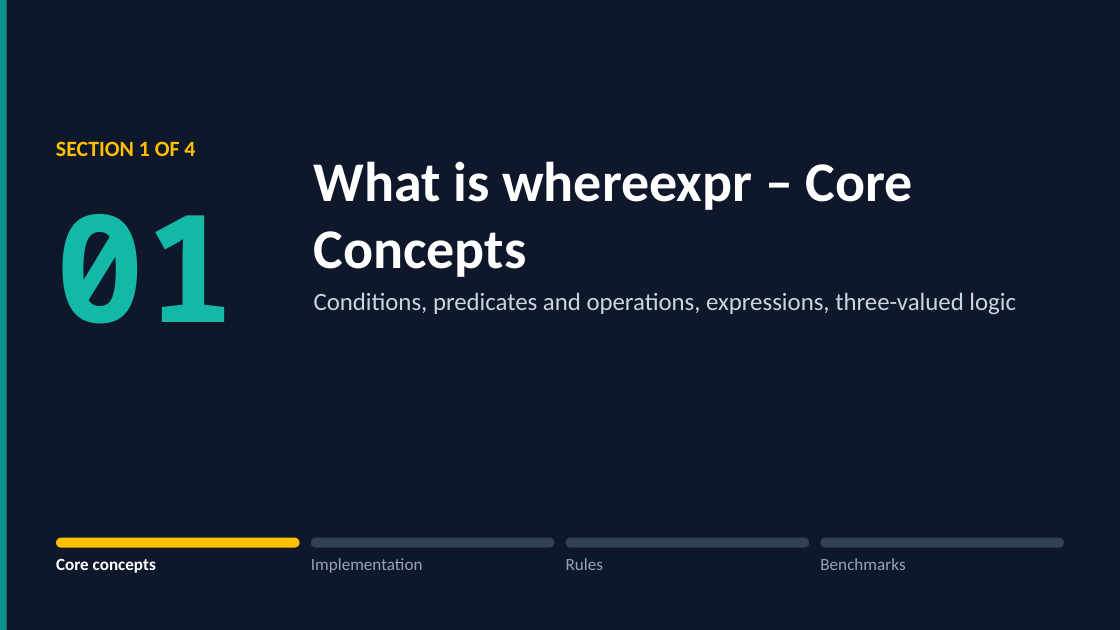
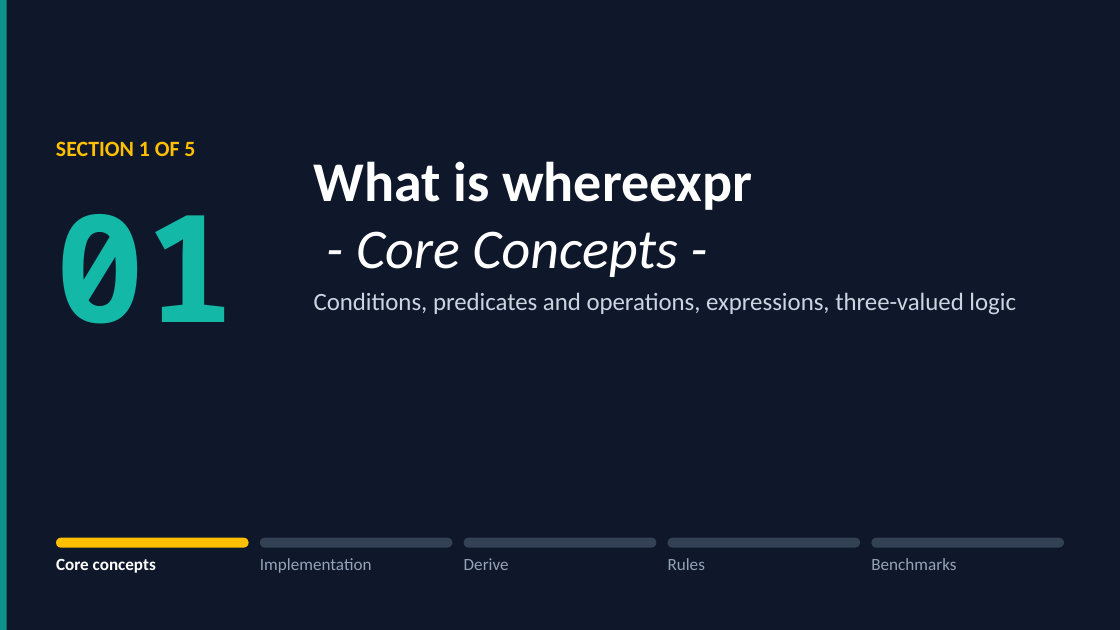
Before and after one commit to gdt050579/whereexpr, a slide deck: slide 3 of whereexpr.pptx. Drawn at 1120x630 pixels with LibreOffice and Linux fonts; fonts in the diff are those of the drawing. Boxes give left, top, right and bottom in pixels: in the first picture for what was removed or moved away, otherwise in the second. Text is boxed around its words. In the diff, an @@ line names an element or a change of style, - is before the commit and + after.

```diff
--- a/whereexpr.pptx
+++ b/whereexpr.pptx
@@ text at (x1=56, y1=141, x2=195, y2=156): text changed @@
-SECTION 1 OF 4
+SECTION 1 OF 5
@@ text at (x1=314, y1=161, x2=752, y2=277): text changed @@
-What is whereexpr – Core Concepts
+What is whereexpr
+- Core Concepts -
@@ rounded rectangle resized from (x1=56, y1=538, x2=299, y2=548) to (x1=56, y1=538, x2=249, y2=548) @@
@@ rounded rectangle resized from (x1=310, y1=538, x2=553, y2=548) to (x1=260, y1=538, x2=452, y2=548) @@
@@ rounded rectangle added at (x1=464, y1=538, x2=656, y2=548), fill #334155 @@
@@ rounded rectangle resized from (x1=566, y1=538, x2=809, y2=548) to (x1=668, y1=538, x2=860, y2=548) @@
@@ rounded rectangle resized from (x1=821, y1=538, x2=1064, y2=548) to (x1=871, y1=538, x2=1064, y2=548) @@
@@ text "Implementation" moved from (x1=311, y1=558, x2=423, y2=573) to (x1=260, y1=558, x2=372, y2=573) @@
@@ text added at (x1=464, y1=558, x2=509, y2=570), 11 pt, text #94A3B8 @@
+Derive
@@ text "Rules" moved from (x1=566, y1=558, x2=603, y2=570) to (x1=668, y1=558, x2=705, y2=570) @@
@@ text "Benchmarks" moved from (x1=820, y1=558, x2=905, y2=570) to (x1=871, y1=558, x2=956, y2=570) @@
```
Also in this commit, not shown: 6 other slides changed, 3 slides added, 1 other file.
